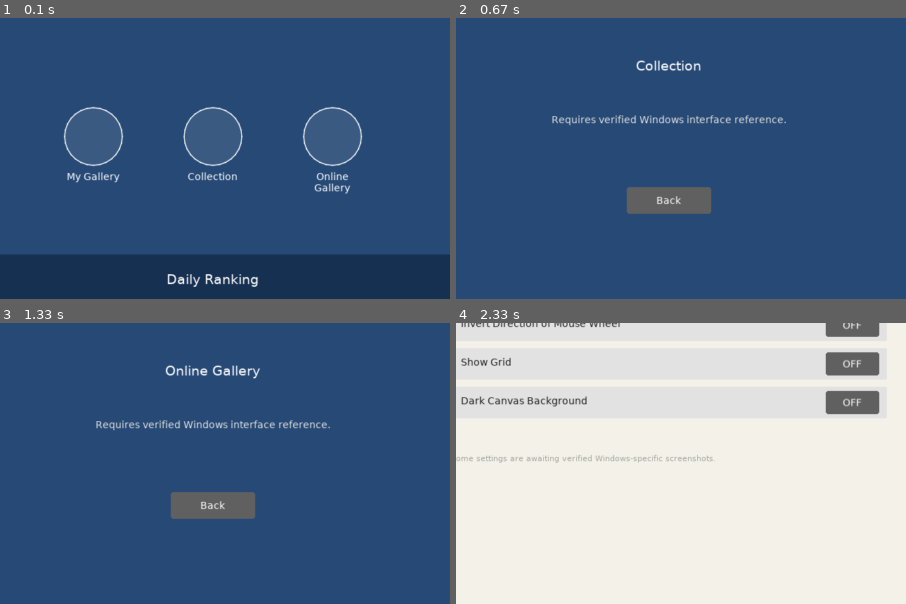
Above: before the commit, frames 1-4 (two rows, left to right).
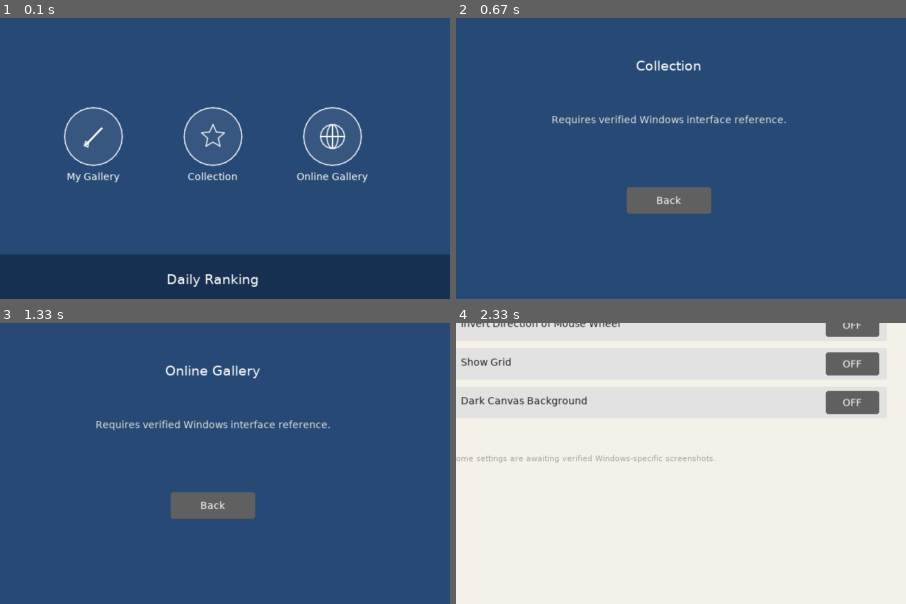
Above: after the commit, the same moments.

Repository: SrTristeSad/Ibis-Lua
Game: LÖVE game, started from main.lua
The game is run twice, just before and just after one commit, with the same random seed, the same clock (stepped at 60 frames per second) and the same inputs.
Inputs (mouse positions are % of the whole screen's width and height, from its top left):
- Up to frame 1 (0.1 s): no input
- Up to frame 2 (0.67 s): press the mouse at (50, 46) at 0.37 s; move the mouse to (48, 34) at 0.47 s; release the mouse at (46, 23) at 0.6 s
- Up to frame 3 (1.33 s): press the mouse at (50, 57) at 0.7 s; move the mouse to (60, 47) at 0.8 s; release the mouse at (71, 37) at 0.93 s; press the mouse at (63, 46) at 1.03 s; move the mouse to (50, 38) at 1.13 s; release the mouse at (36, 29) at 1.27 s
- Up to frame 4 (2.33 s): press the mouse at (50, 57) at 1.37 s; move the mouse to (45, 62) at 1.47 s; release the mouse at (40, 66) at 1.6 s; press the mouse at (94, 3) at 2.2 s; move the mouse to (85, 32) at 2.3 s
The pictures show only the part of the screen within x 26-76%, y 25-75%; the shares and areas given below are measured in that part.

The runs differ from the first frame. In frame 1, 0.9% of the frame differs, in the area x 18-82%, y 37-63%; in frame 2, nothing differs; in frame 3, nothing differs; in frame 4, nothing differs.

Commit message:
ui: restore home navigation icons, wheel wordmark and compact tool labels

Diff:
--- a/src/ui.lua
+++ b/src/ui.lua
@@ -11,6 +11,7 @@
 local hits={}
 local fonts={}
 function U.init()
+  fonts.tiny=lg.newFont(9)
   fonts.small=lg.newFont(11)
   fonts.body=lg.newFont(14)
   fonts.heading=lg.newFont(19)
@@ -67,10 +68,45 @@
   U.hitbox(x,y,w,h,callback)
 end
 function U.roundButton(label,x,y,r,callback)
-  U.circle(x,y,r,{0.98,0.98,0.98,0.10})
+  U.circle(x,y,r,{0.98,0.98,0.98,0.08})
   U.circle(x,y,r,U.C.white,true)
-  U.text(label,x-r,y+r+8,2*r,U.C.white,"body","center")
+  if label=="My Gallery" then
+    U.line(x-11,y+12,x+12,y-12,U.C.white,2.3)
+    U.color(U.C.white)
+    lg.polygon("line",x-13,y+13,x-8,y+15,x-7,y+9,x-11,y+7)
+  elseif label=="Collection" then
+    local p={}
+    for i=0,9 do
+      local angle=-math.pi/2+i*math.pi/5
+      local sr=(i%2==0) and 17 or 8
+      p[#p+1]=x+math.cos(angle)*sr
+      p[#p+1]=y+math.sin(angle)*sr
+    end
+    U.color(U.C.white);lg.polygon("line",p)
+  else
+    U.circle(x,y,17,U.C.white,true)
+    U.line(x-17,y,x+17,y,U.C.white)
+    U.line(x,y-17,x,y+17,U.C.white)
+    U.color(U.C.white)
+    lg.ellipse("line",x,y,8,17)
+  end
+  U.text(label,x-r-20,y+r+8,2*r+40,U.C.white,"body","center")
   U.hitbox(x-r,y-r,r*2,r*2,callback)
+end
+function U.wordmark(x,y)
+  U.text("ibis",x,y,110,U.C.white,"title")
+  local cx=x+104;local cy=y+26;local radius=21
+  for i=0,11 do
+    local a=-math.pi/2+i*math.pi/6
+    local red,green,blue
+    if i<4 then red,green,blue=.94,.31+i*.12,.19
+    elseif i<8 then red,green,blue=.17,.74-(i-4)*.08,.48+(i-4)*.11
+    else red,green,blue=.32+(i-8)*.12,.26,.83-(i-8)*.11 end
+    lg.setColor(red,green,blue,1)
+    lg.arc("fill","pie",cx,cy,radius,a,a+math.pi/6)
+  end
+  U.circle(cx,cy,8,U.C.navy)
+  U.text("aint",x+128,y,230,U.C.white,"title")
 end
 function U.slider(label,x,y,w,value,min,max,callback)
   U.text(label,x,y-1,w*.58,U.C.white,"small")
@@ -128,7 +164,8 @@
 function U.toolButton(name,x,y,w,h,selected,callback)
   if selected then U.rect(x,y,w,h,U.C.accent) end
   U.icon(name,x+w*.5,y+14,17)
-  U.text(name,x+1,y+29,w-2,U.C.white,"small","center")
+  local names={["Magic Wand"]="Magic Wand",["Frame Divider"]="Frame Divider"}
+  U.text(names[name] or name,x+1,y+28,w-2,U.C.white,"tiny","center")
   U.hitbox(x,y,w,h,callback)
 end
 function U.close(x,y,callback)
